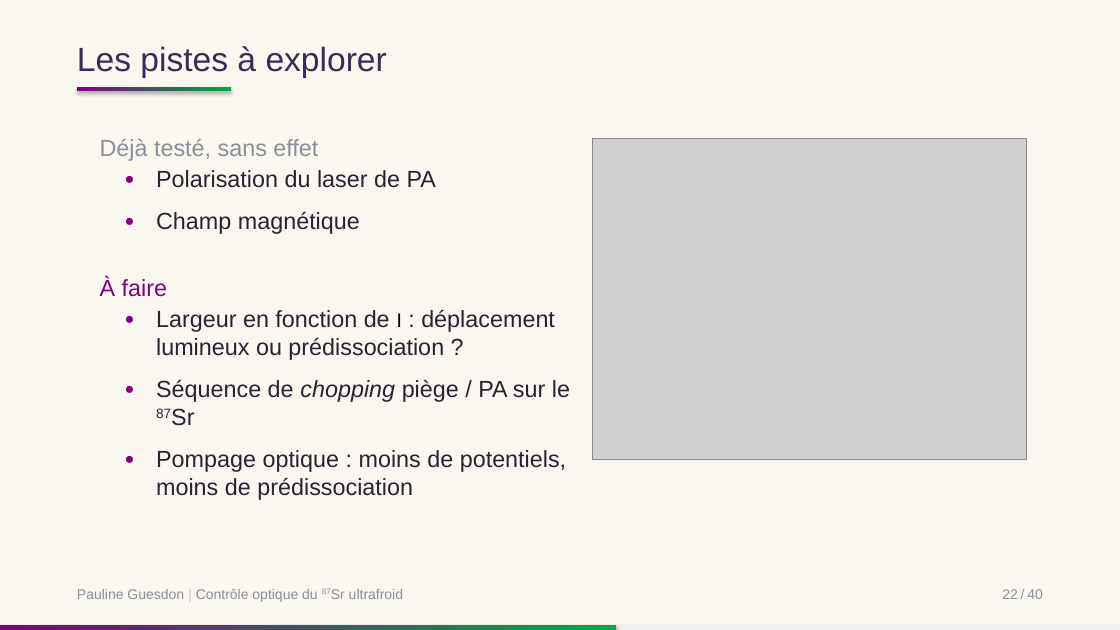
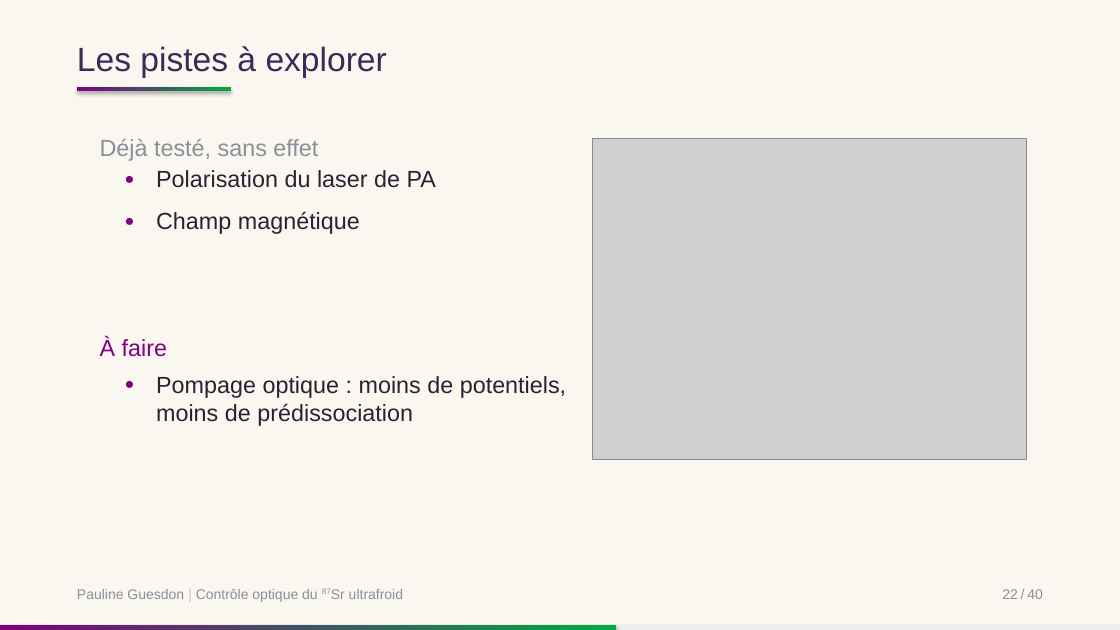
Before and after one commit to PaulineGuesdon/Inchallah-lui-il-marche, a slide deck: slide 26 of Soutenance/soutenance.pptx. Drawn at 1120x630 pixels with LibreOffice and Linux fonts; fonts in the diff are those of the drawing; grey boxes stand for pictures. Boxes give left, top, right and bottom in pixels: in the first picture for what was removed or moved away, otherwise in the second. Text is boxed around its words. In the diff, an @@ line names an element or a change of style, - is before the commit and + after.

```diff
--- a/Soutenance/soutenance.pptx
+++ b/Soutenance/soutenance.pptx
@@ text at box(156, 309, 570, 402): paragraphs removed @@
-● Largeur en fonction de I : déplacement lumineux ou prédissociation ?
-● Séquence de chopping piège / PA sur le 87Sr
@@ text "À faire": place and size @@
-text "À faire" at box(100, 277, 167, 297)
+text "À faire" at box(100, 338, 167, 357)
@@ text "Pompage optique : moins de ...": place and size @@
-text "Pompage optique : moins de ..." at box(156, 309, 570, 500)
+text "Pompage optique : moins de ..." at box(156, 376, 566, 426)
```
Also in this commit, not shown: 29 other slides changed, 1 slide added, 2 slides removed, 6 other files.
